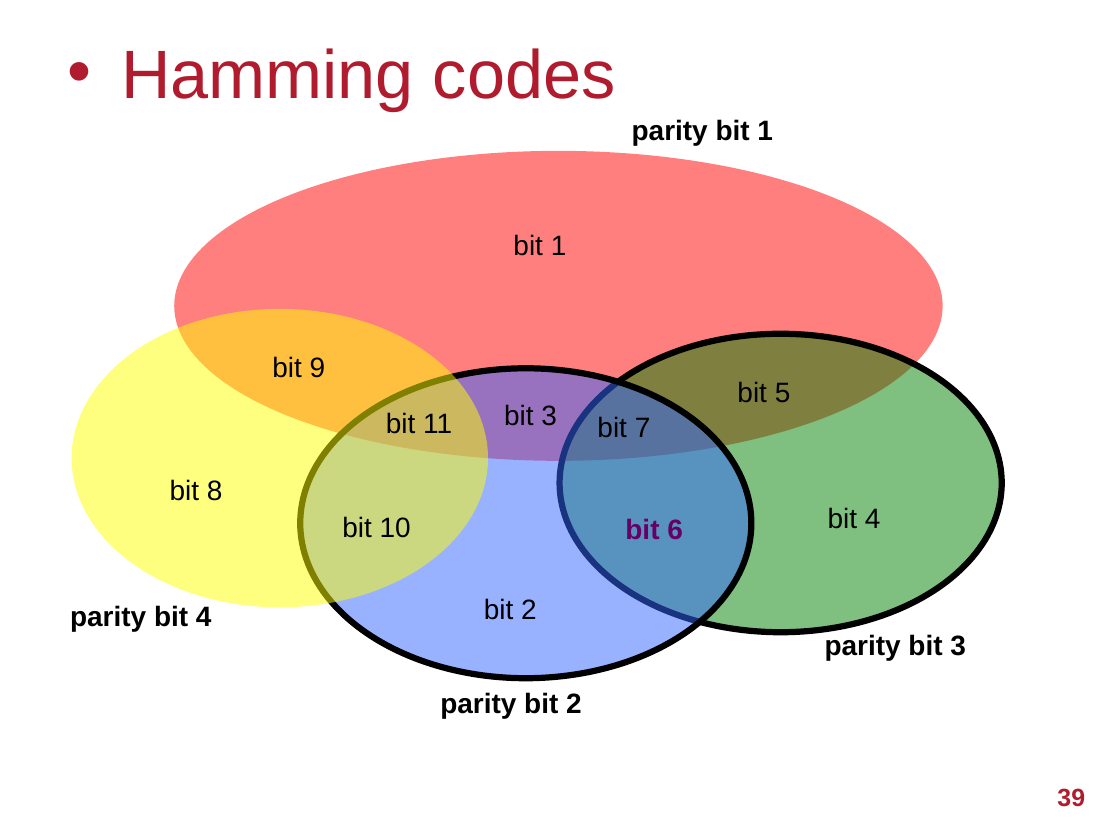
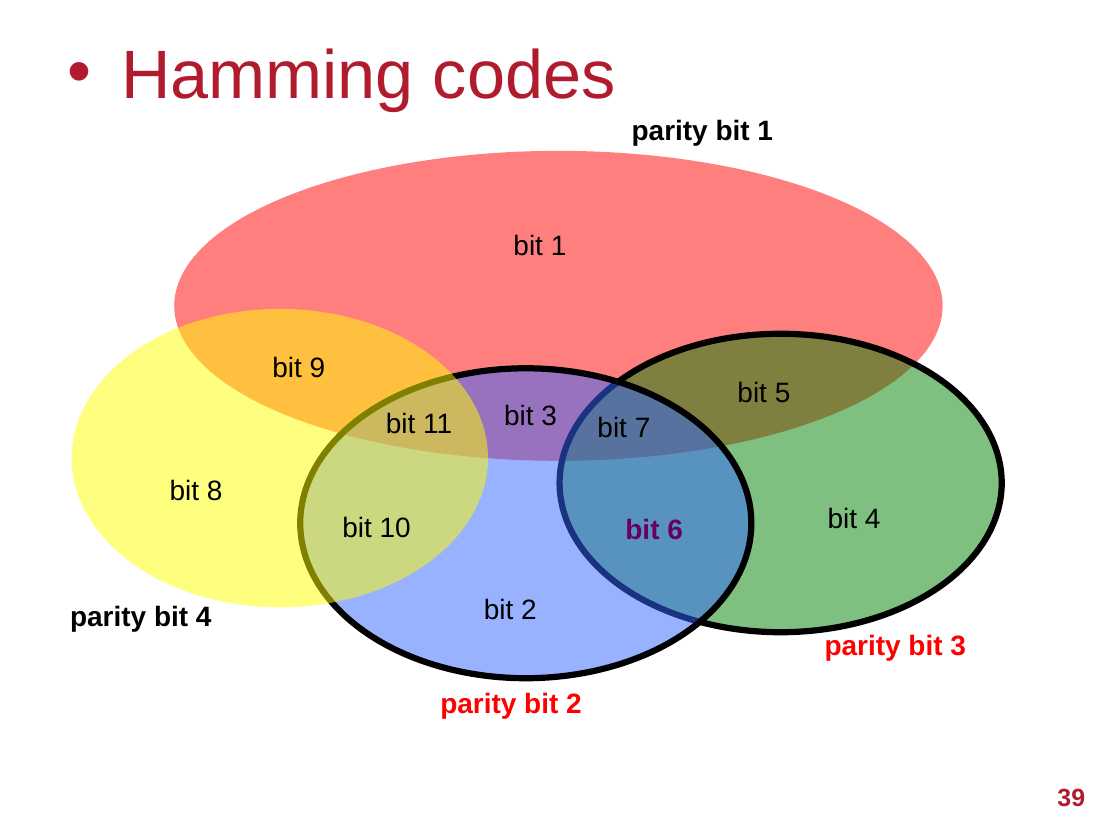
Before and after one commit to UoB-HPC/abft-training, a slide deck: slide 39 of sparse-abft.pptx. Drawn at 1120x840 pixels with LibreOffice and Linux fonts; fonts in the diff are those of the drawing; background and template pictures are left out. Boxes give left, top, right and bottom in pixels: in the first picture for what was removed or moved away, otherwise in the second. Text is boxed around its words. In the diff, an @@ line names an element or a change of style, - is before the commit and + after.

```diff
--- a/sparse-abft.pptx
+++ b/sparse-abft.pptx
@@ text "parity bit 3" at bbox=[825, 634, 966, 660]: text colour #000000 to #FF0000 @@
@@ text "parity bit 2" at bbox=[440, 692, 582, 718]: text colour #000000 to #FF0000 @@
```
Also in this commit, not shown: 1 other slide changed, 1 slide added.
